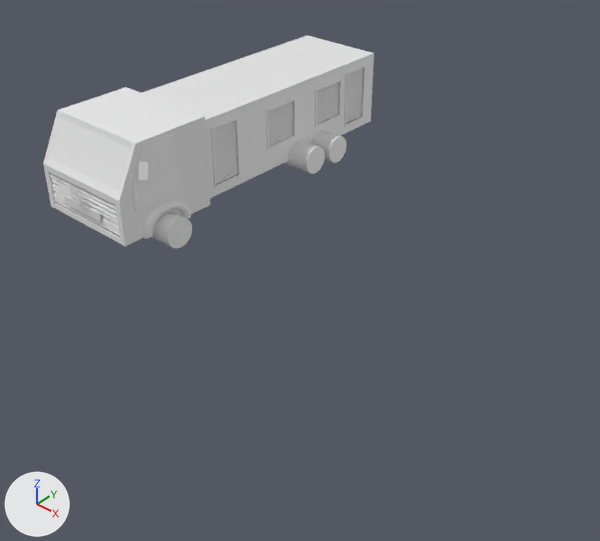
A saved change to the Blender file camion_bomberos.blend.
Both versions are drawn from a 50 mm lens placed at (8.1, -7.89, 4.99), pointed at (2.58, -1.63, -0.37). Lighting does not change. The marker at lower left points along +X, +Y and +Z.
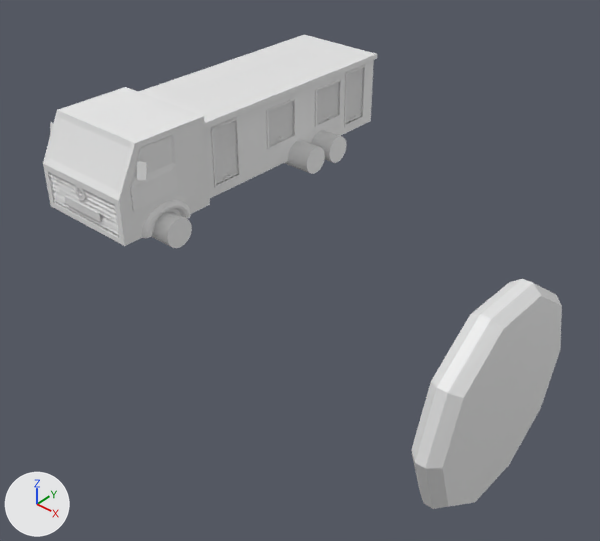
The edits, one by one:
me_cube_003 is used by ob_cube_003; location (0.01, 0.4, 0.36); scale (0.676, 1.83, 0.553).
me_cube_003 had 1696 vertices, 1530 faces and spanned x -1.0..1.0, y -1.0..1.0, z -1.0..1.0.
me_cube_003 now has 1754 vertices, 1512 faces and spans x -1.1..1.09, y -1.0..1.0, z -1.0..1.0.
Part 1, on me_cube_003:
14 vertices are removed from x -1.0..1.0, y -0.38..0.56, z -0.94..0.94.
117 faces are deleted.
36 new vertices lie (0.09, 0.0, 0.0) away from vertices in x 1.0, y -1.0..1.0, z 0.88..1.0.
36 new vertices lie (-0.1, 0.0, 0.0) away from vertices in x -1.0, y -1.0..1.0, z 0.88..1.0.
99 new faces join them.
Mesh me_cylinder_003 is new.
It has 60 vertices, 52 faces and spans x -0.95..0.95, y -1.0..1.0, z -0.05..0.22.
Object 'Cube.155' (ob_cube_155) moves from (0.98, -2.46, 0.72) to (0.8, -3.12, 0.2).
Object 'Torus.001' (ob_torus_001) moves from (0.76, -2.13, -0.19) to (0.75, -2.13, -0.19).
Object 'Cube.002' (ob_cube_002) moves from (0.76, -2.15, 0.73) to (-0.76, -3.13, 0.2).
Object 'Cube.002' (ob_cube_002) turns from (0, 0, 0) to (11, 1.6, 160) degrees about x, y and z.
Object 'Cube.002' (ob_cube_002) is rescaled from (0.05, 0.25, 0.227) to (0.0621, 0.0025, 0.1).
Object 'Cylinder' (ob_cylinder) moves from (0.04, -2.14, -0.23) to (0.03, -2.14, -0.23).
Object 'Cube' (ob_cube) moves from (0.02, -1.29, 0.4) to (0.01, -1.29, 0.4).
Object 'Cylinder.003' (ob_cylinder_003) is new; it shows me_cylinder_003.
Its location is (5.81, -3.09, 0.55).
Its rotation in degrees is (0, 90, 0).

Pixel boxes (x1, y1, x2, y2) of what changed, in the pictures (600 x 541 px; the box of a moved part takes in the faces that stretch with it):
'Cylinder.003', added: after (411, 279, 562, 509)
'Cube', moved: (43, 87, 210, 246) in both
'Cube.003', reshaped: before (142, 35, 374, 198); after (139, 35, 377, 198)
'Cube.002', moved, turned, rescaled: before (132, 134, 179, 211); after (50, 122, 53, 134)
'Cube.155', moved: before (139, 161, 149, 180); after (130, 134, 178, 211)
'Cylinder', moved: before (152, 212, 192, 248); after (151, 211, 192, 248)
'Torus.001', moved: before (143, 200, 191, 238); after (142, 200, 191, 238)
part 1 of me_cube_003, moved or reshaped: before (205, 53, 374, 126); after (139, 35, 377, 128)
